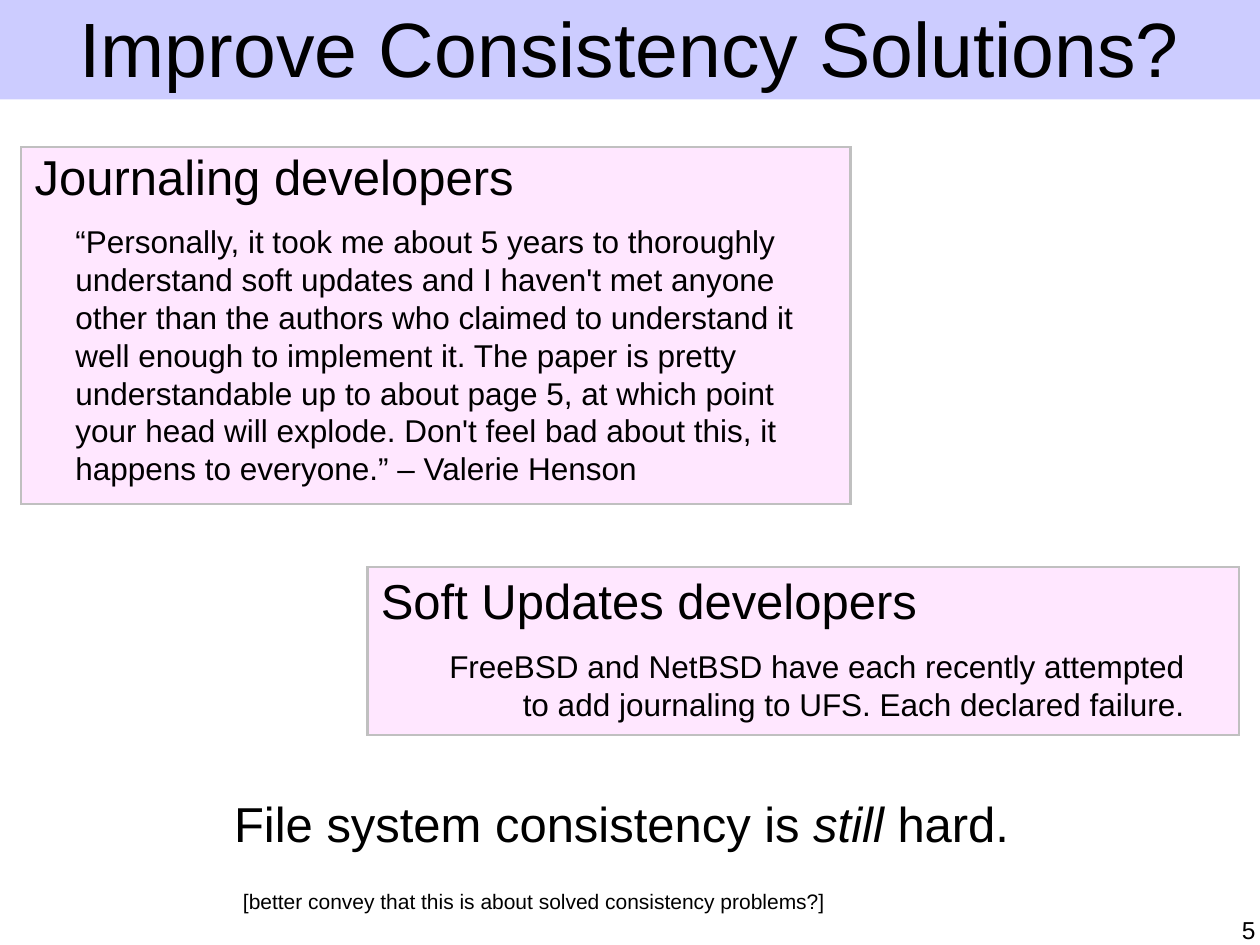
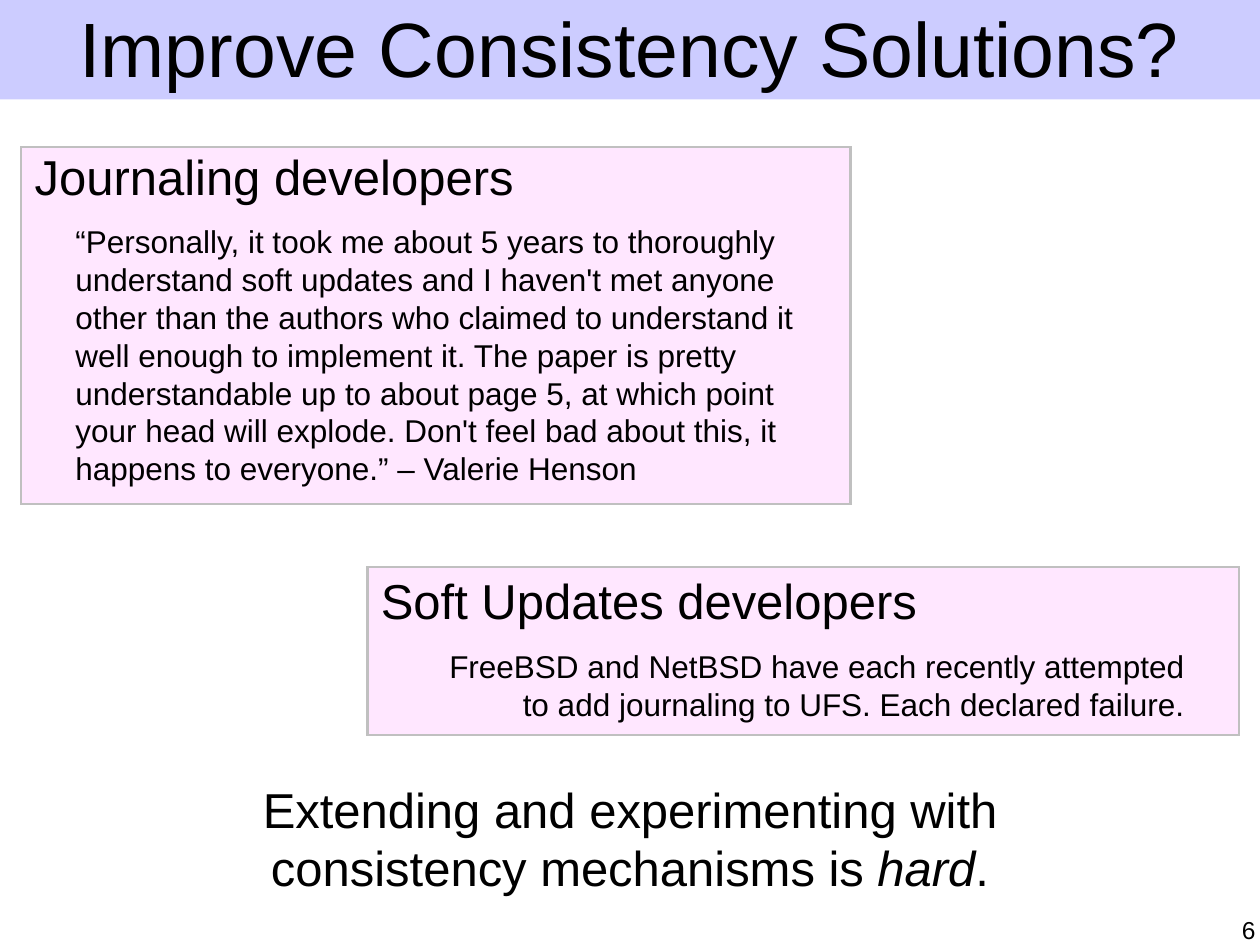
Before and after one commit to ucla-readable/fstitch-doc, a slide deck: slide 6 of sosp/pres.ppt (slide 5 before the commit). Drawn at 1260x945 pixels with LibreOffice and Linux fonts; fonts in the diff are those of the drawing. Boxes give left, top, right and bottom in pixels: in the first picture for what was removed or moved away, otherwise in the second. Text is boxed around its words. In the diff, an @@ line names an element or a change of style, - is before the commit and + after.

Commit message:
Motivation improvements.

```diff
--- a/sosp/pres.ppt
+++ b/sosp/pres.ppt
@@ text at (x1=263, y1=792, x2=997, y2=896): text changed @@
-File system consistency is still hard.
+Extending and experimenting with
+consistency mechanisms is hard.
@@ text removed at (x1=243, y1=893, x2=824, y2=913) @@
-[better convey that this is about solved consistency problems?]
@@ page number at (x1=1242, y1=922, x2=1256, y2=940): text changed @@
-5
+6
```
Also in this commit, not shown: 6 other slides changed, 2 slides added, 1 slide removed.
